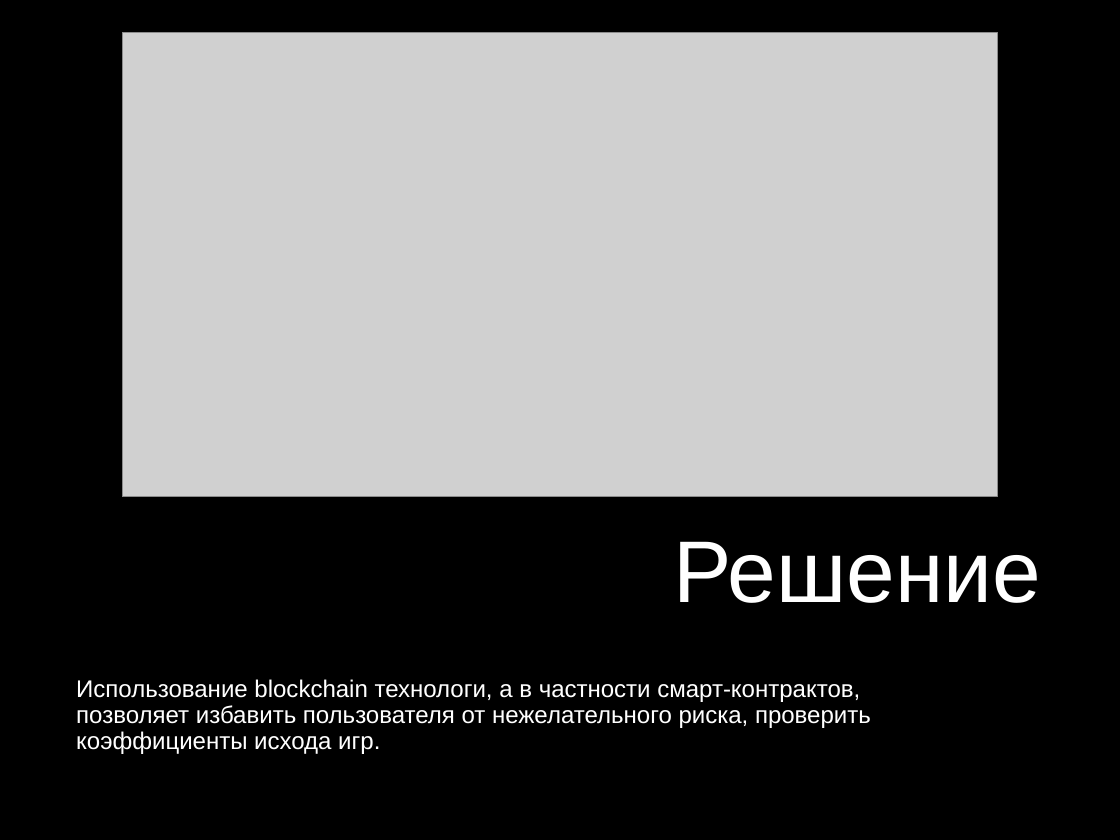
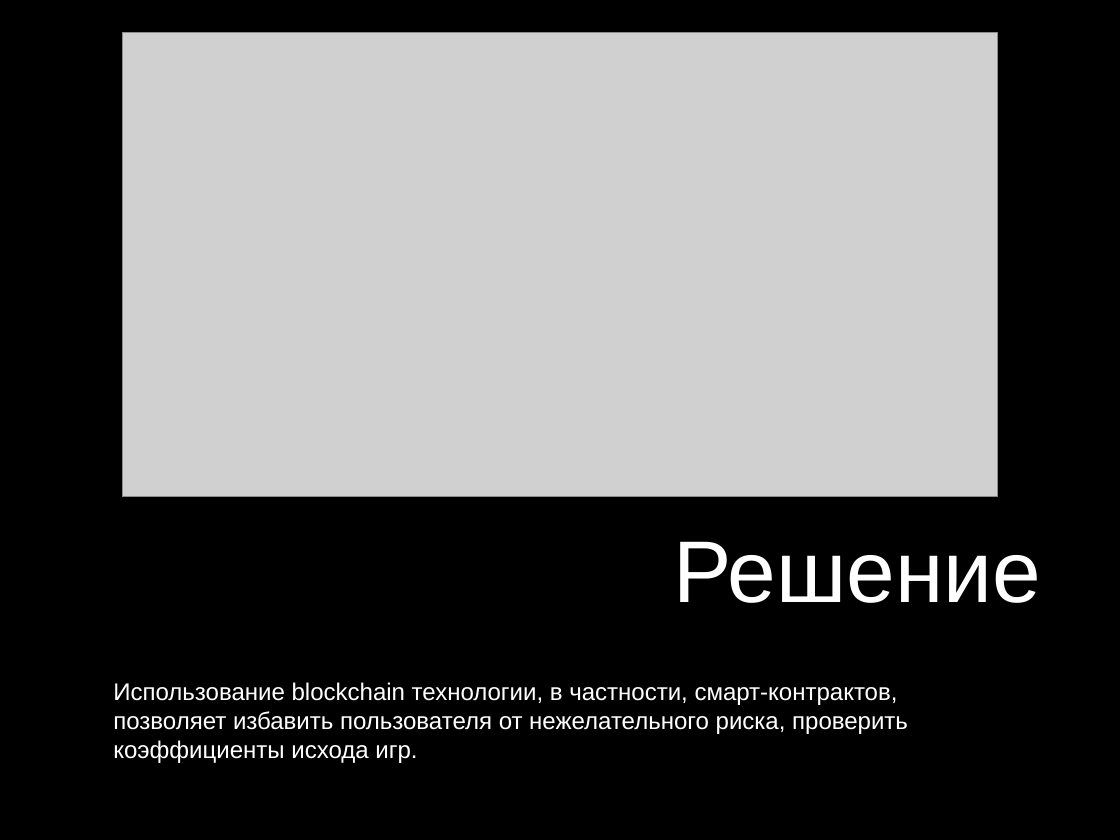
Before and after one commit to padap/hse_smart_contracts, a slide deck: slide 4 of presentation.pptx. Drawn at 1120x840 pixels with LibreOffice and Linux fonts; fonts in the diff are those of the drawing; grey boxes stand for pictures. Boxes give left, top, right and bottom in pixels: in the first picture for what was removed or moved away, otherwise in the second. Text is boxed around its words. In the diff, an @@ line names an element or a change of style, - is before the commit and + after.

Commit message:
fixed presentation (2)

```diff
--- a/presentation.pptx
+++ b/presentation.pptx
@@ subtitle at (113,682,908,763): text changed @@
-Использование blockchain технологи, а в частности смарт-контрактов, позволяет избавить пользователя от нежелательного риска, проверить коэффициенты исхода игр.
+Использование blockchain технологии, в частности, смарт-контрактов, позволяет избавить пользователя от нежелательного риска, проверить коэффициенты исхода игр.
```
Also in this commit, not shown: 5 other slides changed, 1 slide added, 1 slide removed, 2 other files.
